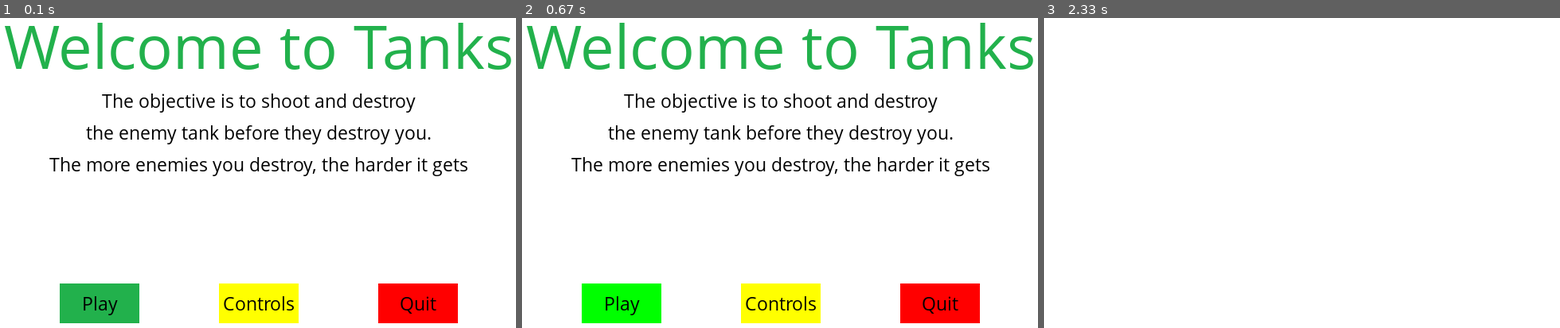
Above: before the commit, frames 1-3 (left to right).
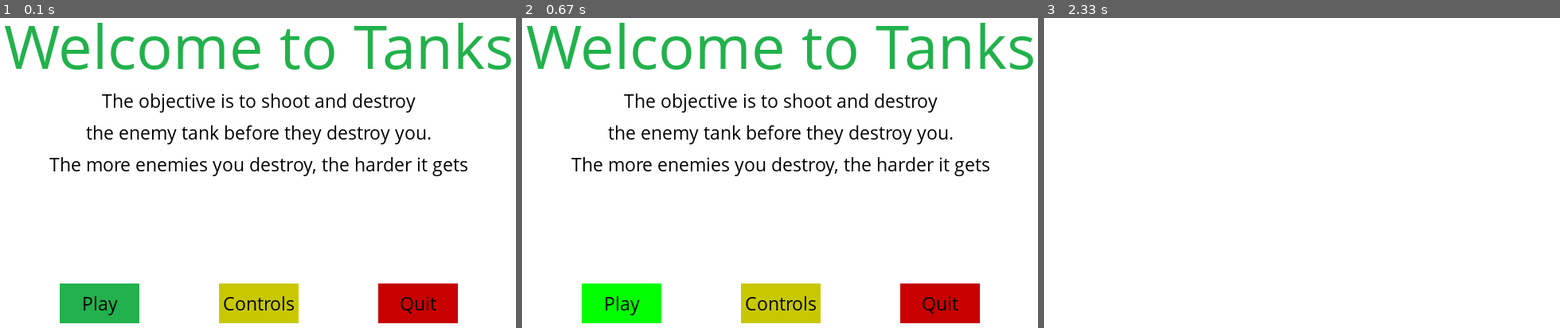
Above: after the commit, the same moments.

Repository: NikhilHeda/PyGame---Practice
Game: pygame game, started from code.py
The game is run twice, just before and just after one commit, with the same random seed, the same clock (stepped at 60 frames per second) and the same inputs.
Inputs (mouse positions are in pixels of both pictures, inside the frame that each line leads up to):
- Up to frame 1 (0.1 s): no input
- Up to frame 2 (0.67 s): click "Play" at 0.43 s
- Up to frame 3 (2.33 s): click (1307, 154) at 0.85 s; tap C at 1.67 s; tap Enter at 2.3 s

The runs differ from the first frame. In frame 1, 3.7% of the frame differs, in the area x 42-89%, y 85-99%; in frame 2, 3.7%; in frame 3, nothing differs.

Commit message:
Added button hover to all buttons

Diff:
--- a/code.py
+++ b/code.py
@@ -5,10 +5,15 @@
 
 white = (255, 255, 255)
 black = (0, 0, 0)
-red = (255, 0, 0)
+
+red = (200, 0, 0)
+light_red = (255, 0, 0)
+
 green = (34, 177, 76)
 light_green = (0, 255, 0)
-yellow = (255, 255, 0)
+
+yellow = (200, 200, 0)
+light_yellow = (255, 255, 0)
 
 display_width = 800
 display_height = 600
@@ -81,20 +86,10 @@
 		message_to_screen("The objective is to shoot and destroy", black, y_displace = -30)
 		message_to_screen("the enemy tank before they destroy you.", black, y_displace = 10)
 		message_to_screen("The more enemies you destroy, the harder it gets", black, y_displace = 50)
-		# message_to_screen("Press C to play, P to pause or Q to quit.", black, y_displace = 180)
 
-		cur = pygame.mouse.get_pos()
-		if 150 + 100 > cur[0] > 150 and 500 + 50 > cur[1] > 500:
-			pygame.draw.rect(gameDisplay, light_green, (150, 500, 100, 50))
-		else:
-			pygame.draw.rect(gameDisplay, green, (150, 500, 100, 50))
-
-		pygame.draw.rect(gameDisplay, yellow, (350, 500, 100, 50))
-		pygame.draw.rect(gameDisplay, red, (550, 500, 100, 50))
-
-		text_to_button("Play", black, 150, 500, 100, 50)
-		text_to_button("Controls", black, 350, 500, 100, 50)
-		text_to_button("Quit", black, 550, 500, 100, 50)
+		button("Play", 150, 500, 100, 50, green, light_green)
+		button("Controls", 350, 500, 100, 50, yellow, light_yellow)
+		button("Quit", 550, 500, 100, 50, red, light_red)
 
 		pygame.display.update()
 		clock.tick(5)
@@ -117,6 +112,16 @@
 	textSurf, textRect = text_objects(msg, color, size)
 	textRect.center = (display_width / 2), (display_height / 2) + y_displace
 	gameDisplay.blit(textSurf, textRect)
+
+def button(text, x, y, width, height, inactive_color, active_color):
+	cur = pygame.mouse.get_pos()
+
+	if x + width > cur[0] > x and y + height > cur[1] > y:
+		pygame.draw.rect(gameDisplay, active_color, (x, y, width, height))
+	else:
+		pygame.draw.rect(gameDisplay, inactive_color, (x, y, width, height))
+
+	text_to_button(text, black, x, y, width, height)
 
 def gameLoop():
 	gameExit = False
